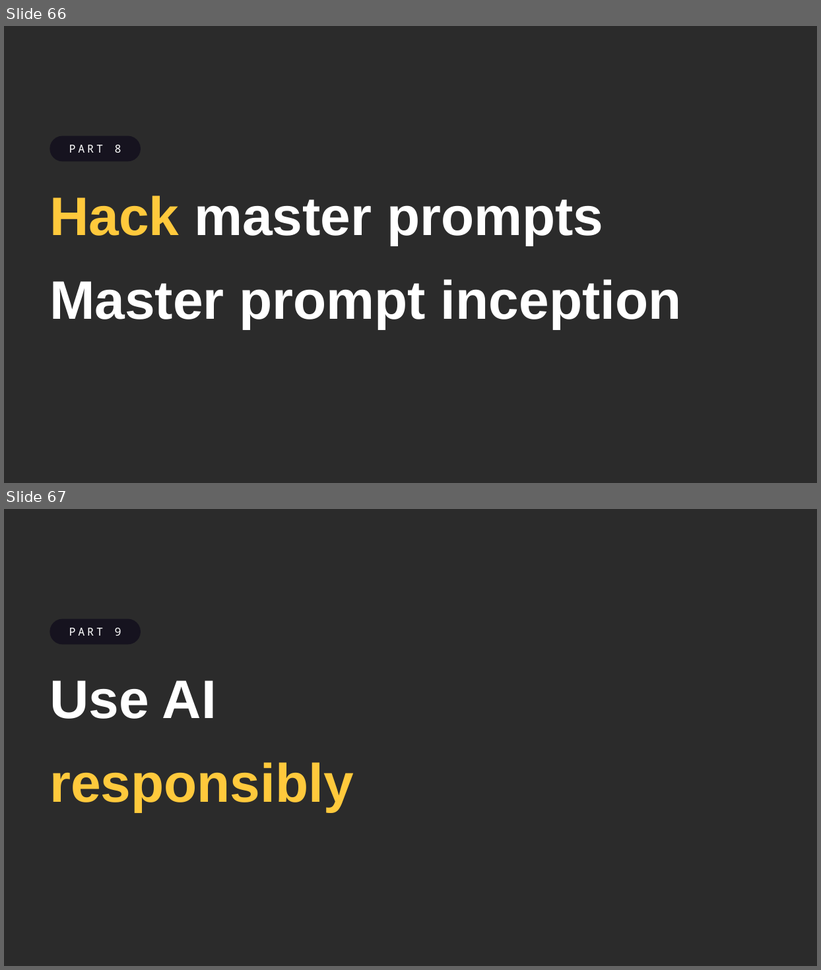
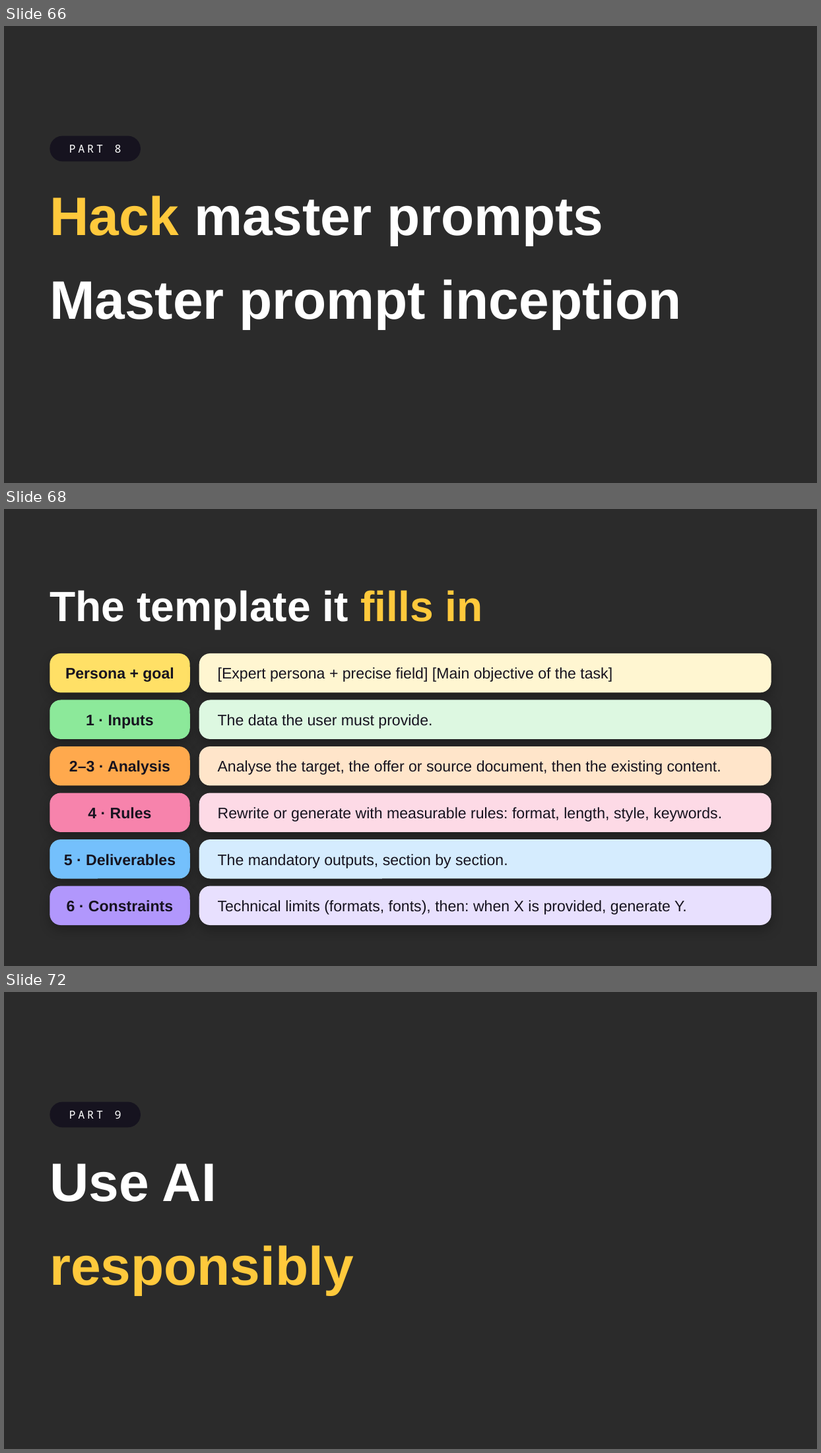
Before and after one commit to ffouladgar-ux/motion-graphics, a slide deck: courses/uca-ai/day2/UCA_AI_Day2.pptx. Shown one above the other, each under a label of ours: slides 66 and 67 before the commit, slides 66, 68 and 72 after it; the slides between them are not shown. The pictures are 821x970 and 821x1453 pixels, drawn with LibreOffice and Linux fonts; fonts in the diff are those of the drawing; background and template pictures are left out; a plain dark background stands for a picture behind light text. Boxes give left, top, right and bottom in pixels: in the first picture for what was removed or moved away, otherwise in the second. Text is boxed around its words. In the diff, an @@ line names an element or a change of style, - is before the commit and + after.

```diff
--- a/courses/uca-ai/day2/UCA_AI_Day2.pptx
+++ b/courses/uca-ai/day2/UCA_AI_Day2.pptx
@@ slide 68 added at <box>4,509,817,966</box>, background picture (left out) @@
@@ title added at <box>50,590,482,629</box>, 50 pt, text #FFFFFF, bold @@
+The template it fills in
@@ rounded rectangle added at <box>50,654,190,692</box>, fill #FFE066, 18 pt, text #16131F, bold @@
+Persona + goal
@@ rounded rectangle added at <box>199,654,772,692</box>, fill #FFF6D1, 18 pt, text #16131F @@
+[Expert persona + precise field] [Main objective of the task]
@@ rounded rectangle added at <box>50,700,190,739</box>, fill #8CE99A, 18 pt, text #16131F, bold @@
+1 · Inputs
@@ rounded rectangle added at <box>199,700,772,739</box>, fill #DDF8E1, 18 pt, text #16131F @@
+The data the user must provide.
@@ rounded rectangle added at <box>50,747,190,786</box>, fill #FFA94D, 18 pt, text #16131F, bold @@
+2–3 · Analysis
@@ rounded rectangle added at <box>199,747,772,786</box>, fill #FFE5CA, 18 pt, text #16131F @@
+Analyse the target, the offer or source document, then the existing content.
@@ rounded rectangle added at <box>50,793,190,832</box>, fill #F783AC, 18 pt, text #16131F, bold @@
+4 · Rules
@@ rounded rectangle added at <box>199,793,772,832</box>, fill #FDDAE6, 18 pt, text #16131F @@
+Rewrite or generate with measurable rules: format, length, style, keywords.
@@ rounded rectangle added at <box>50,840,190,879</box>, fill #74C0FC, 18 pt, text #16131F, bold @@
+5 · Deliverables
@@ rounded rectangle added at <box>199,840,772,879</box>, fill #D5ECFE, 18 pt, text #16131F @@
+The mandatory outputs, section by section.
@@ rounded rectangle added at <box>50,887,190,925</box>, fill #B197FC, 18 pt, text #16131F, bold @@
+6 · Constraints
@@ rounded rectangle added at <box>199,887,772,925</box>, fill #E8E0FE, 18 pt, text #16131F @@
+Technical limits (formats, fonts), then: when X is provided, generate Y.
@@ what was slide 67 is now slide 72 @@
```
Also in this commit, not shown: 4 other slides added, 3 other files.
